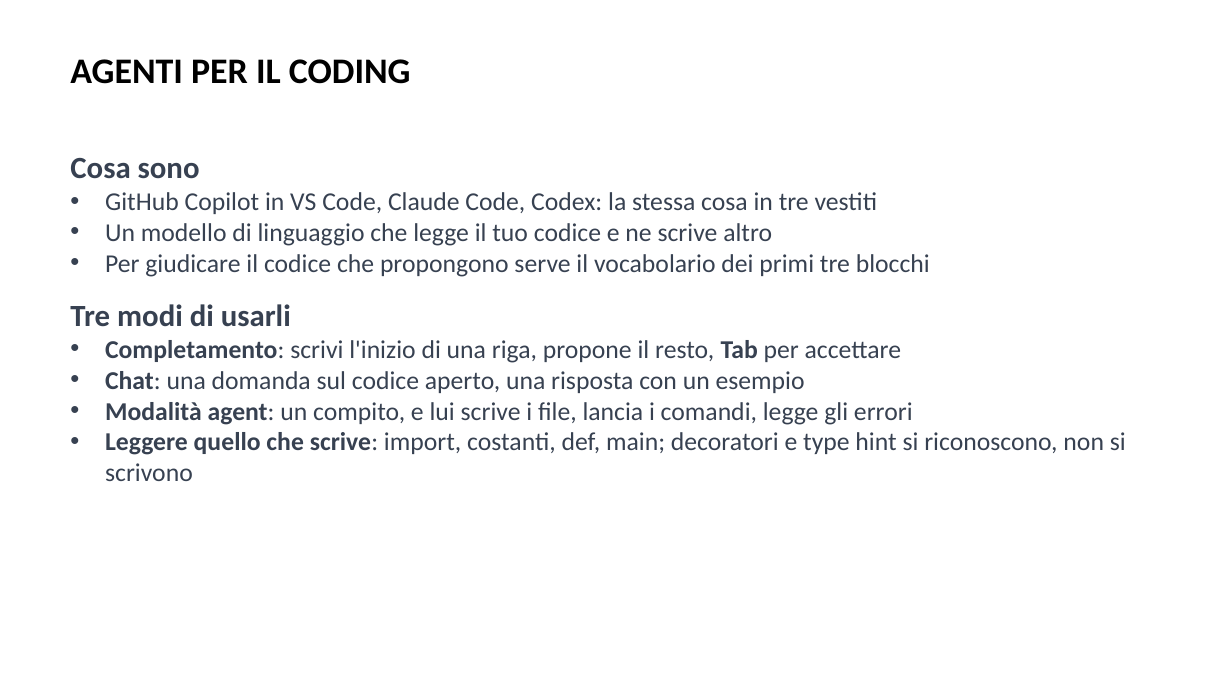
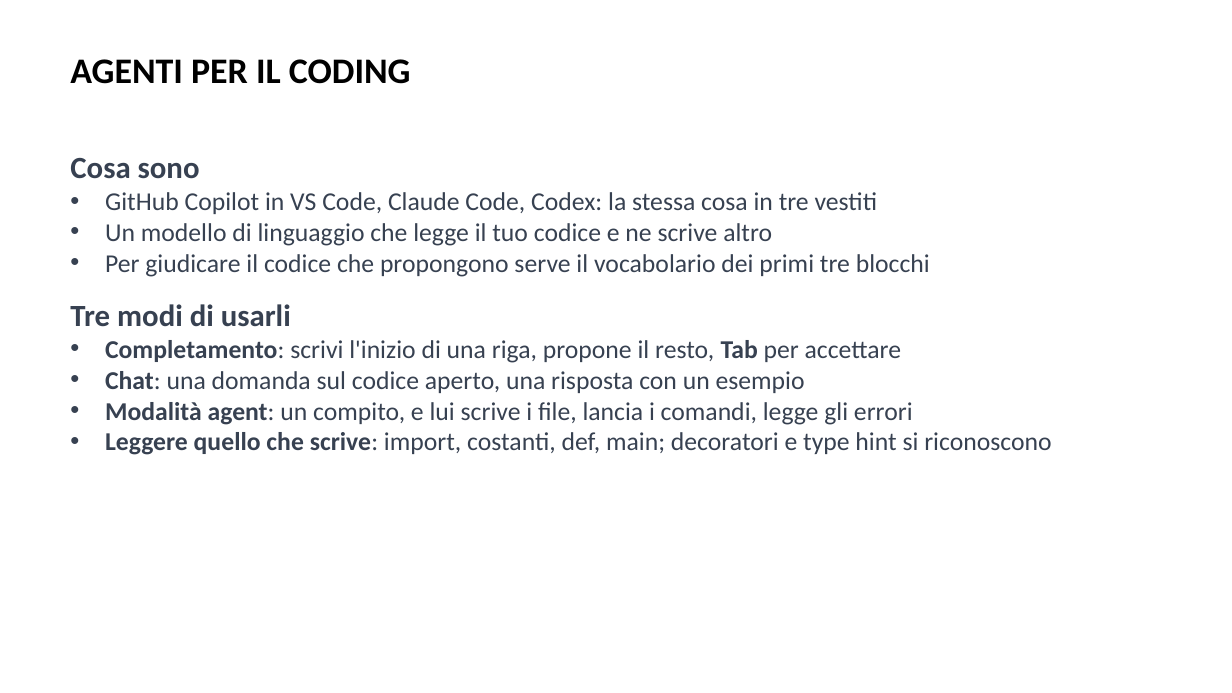
Before and after one commit to AndreaCorvaglia0/python-base-utilities, a slide deck: slide 13 of Slides/Presentazione_python_base.pptx. Drawn at 1232x693 pixels with LibreOffice and Linux fonts; fonts in the diff are those of the drawing; background and template pictures are left out. Boxes give left, top, right and bottom in pixels: in the first picture for what was removed or moved away, otherwise in the second. Text is boxed around its words. In the diff, an @@ line names an element or a change of style, - is before the commit and + after.

```diff
--- a/Slides/Presentazione_python_base.pptx
+++ b/Slides/Presentazione_python_base.pptx
@@ text at <box>105,432,1051,455</box>: text changed @@
-• Leggere quello che scrive: import, costanti, def, main; decoratori e type hint si riconoscono, non si scrivono
+• Leggere quello che scrive: import, costanti, def, main; decoratori e type hint si riconoscono
```
Also in this commit, not shown: 4 other slides changed, 11 other files.
